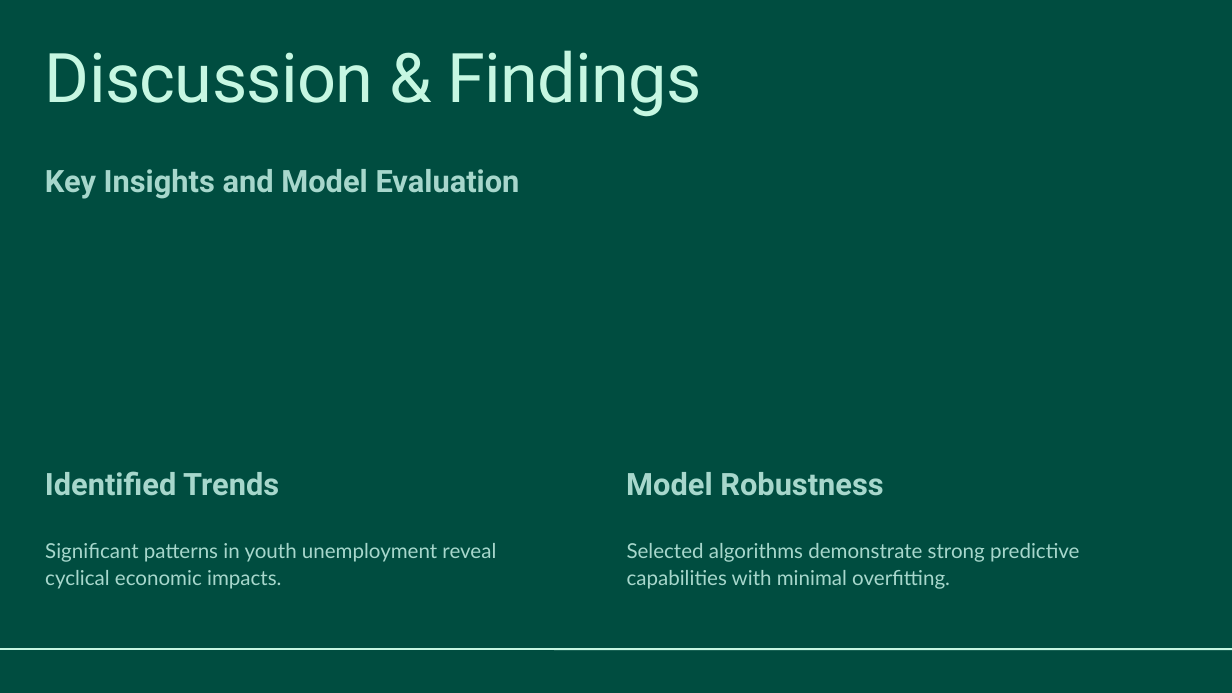
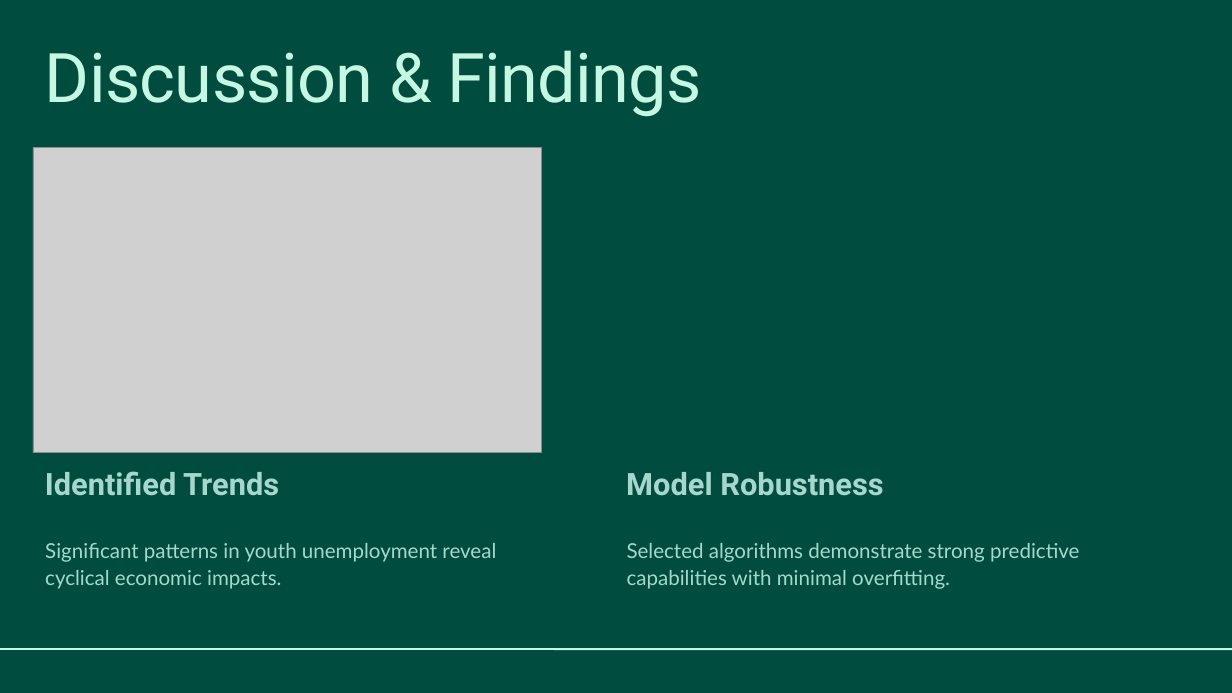
Before and after one commit to MphephuSamuel/ai-project, a slide deck: slide 11 of Presentation - AI.pptx. Drawn at 1232x693 pixels with LibreOffice and Linux fonts; fonts in the diff are those of the drawing; grey boxes stand for pictures. Boxes give left, top, right and bottom in pixels: in the first picture for what was removed or moved away, otherwise in the second. Text is boxed around its words. In the diff, an @@ line names an element or a change of style, - is before the commit and + after.

```diff
--- a/Presentation - AI.pptx
+++ b/Presentation - AI.pptx
@@ picture added at box(33, 148, 541, 453) @@
@@ text removed at box(45, 169, 520, 199) @@
-Key Insights and Model Evaluation
```
Also in this commit, not shown: 3 other slides changed.
